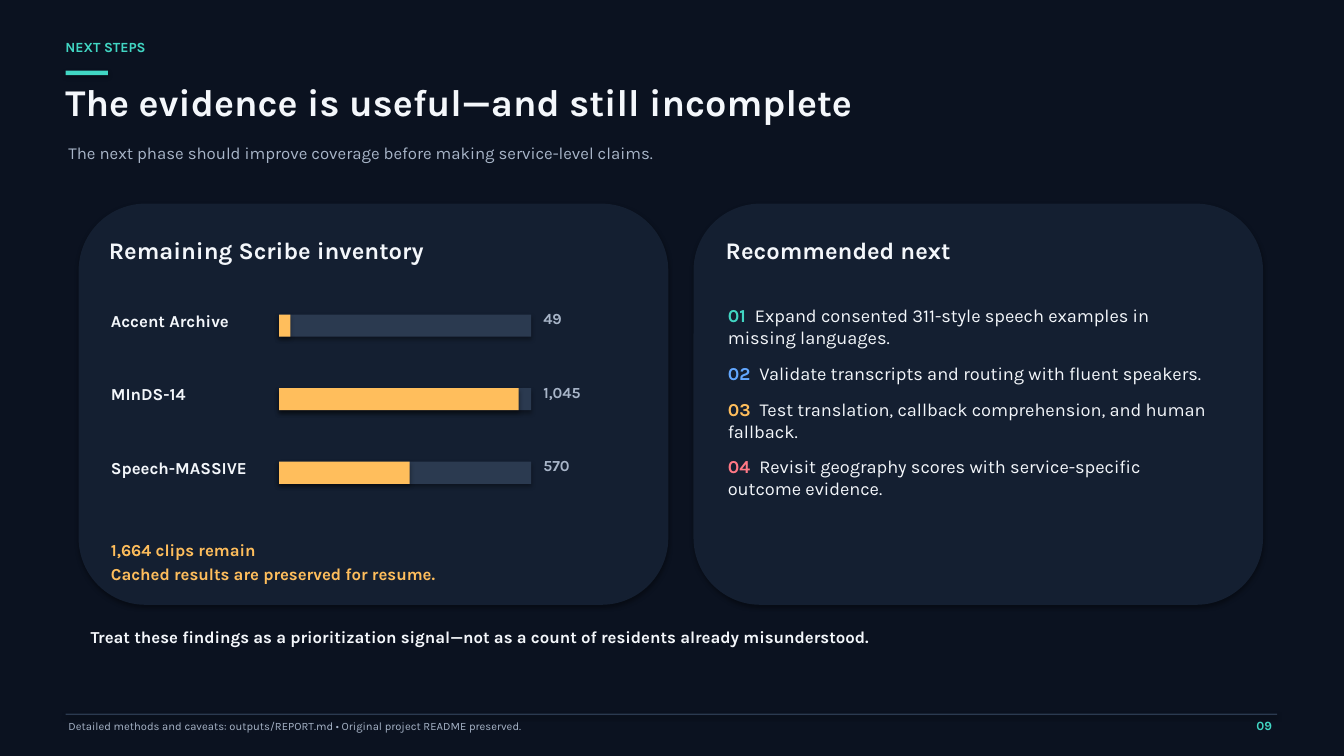
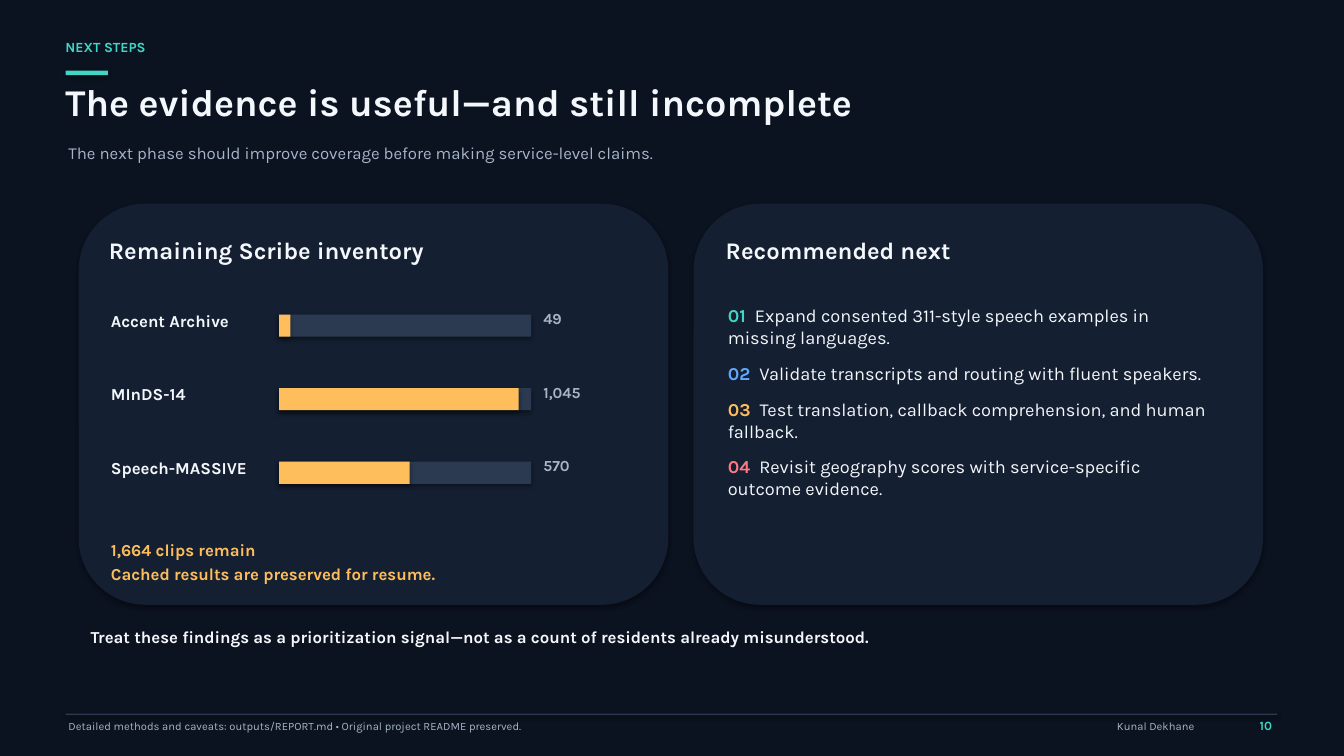
Before and after one commit to davyjones1210/ElevenLabs-Track---Mississauga-Unheard, a slide deck: slide 10 of slides/Mississauga_Unheard_Findings.pptx (slide 9 before the commit). Drawn at 1344x756 pixels with LibreOffice and Linux fonts; fonts in the diff are those of the drawing. Boxes give left, top, right and bottom in pixels: in the first picture for what was removed or moved away, otherwise in the second. Text is boxed around its words. In the diff, an @@ line names an element or a change of style, - is before the commit and + after.

```diff
--- a/slides/Mississauga_Unheard_Findings.pptx
+++ b/slides/Mississauga_Unheard_Findings.pptx
@@ text added at (1117,722,1194,730), 8 pt, text #A8B5C8 @@
+Kunal Dekhane
@@ text at (1260,721,1272,730): text changed @@
-09
+10
```
Also in this commit, not shown: 8 other slides changed, 1 slide added, 6 other files.
